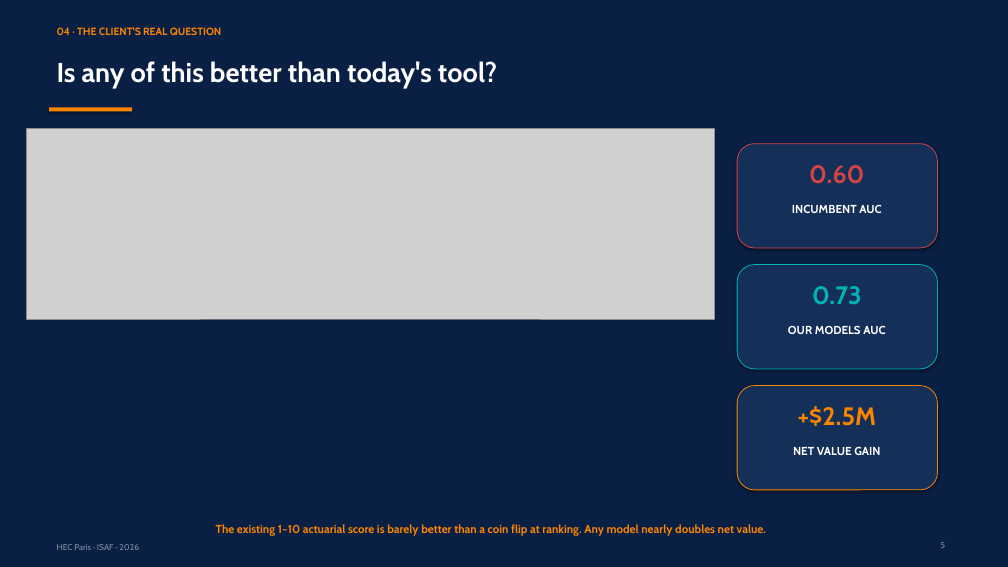
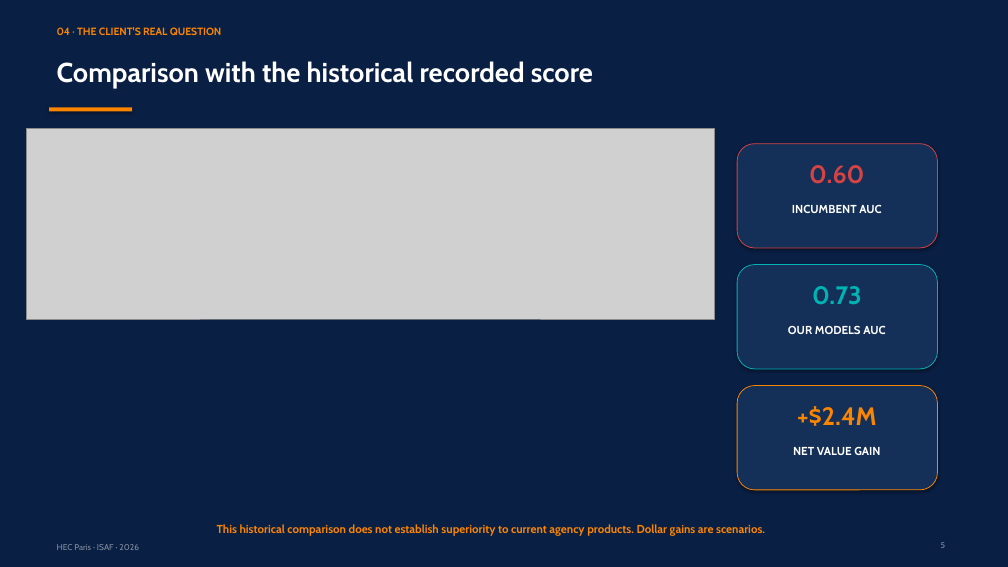
Before and after one commit to RyanBalech/recidivism-forecasting-analysis, a slide deck: slide 5 of reports/ISAF_Recidivism_Presentation.pptx. Drawn at 1008x567 pixels with LibreOffice and Linux fonts; fonts in the diff are those of the drawing; grey boxes stand for pictures. Boxes give left, top, right and bottom in pixels: in the first picture for what was removed or moved away, otherwise in the second. Text is boxed around its words. In the diff, an @@ line names an element or a change of style, - is before the commit and + after.

```diff
--- a/reports/ISAF_Recidivism_Presentation.pptx
+++ b/reports/ISAF_Recidivism_Presentation.pptx
@@ text at box(57, 61, 593, 88): text changed @@
-Is any of this better than today's tool?
+Comparison with the historical recorded score
@@ text at box(797, 406, 877, 426): text changed @@
-+$2.5M
++$2.4M
@@ text at box(217, 524, 765, 536): text changed @@
-The existing 1–10 actuarial score is barely better than a coin flip at ranking. Any model nearly doubles net value.
+This historical comparison does not establish superiority to current agency products. Dollar gains are scenarios.
```
Also in this commit, not shown: 12 other slides changed, 48 other files.
